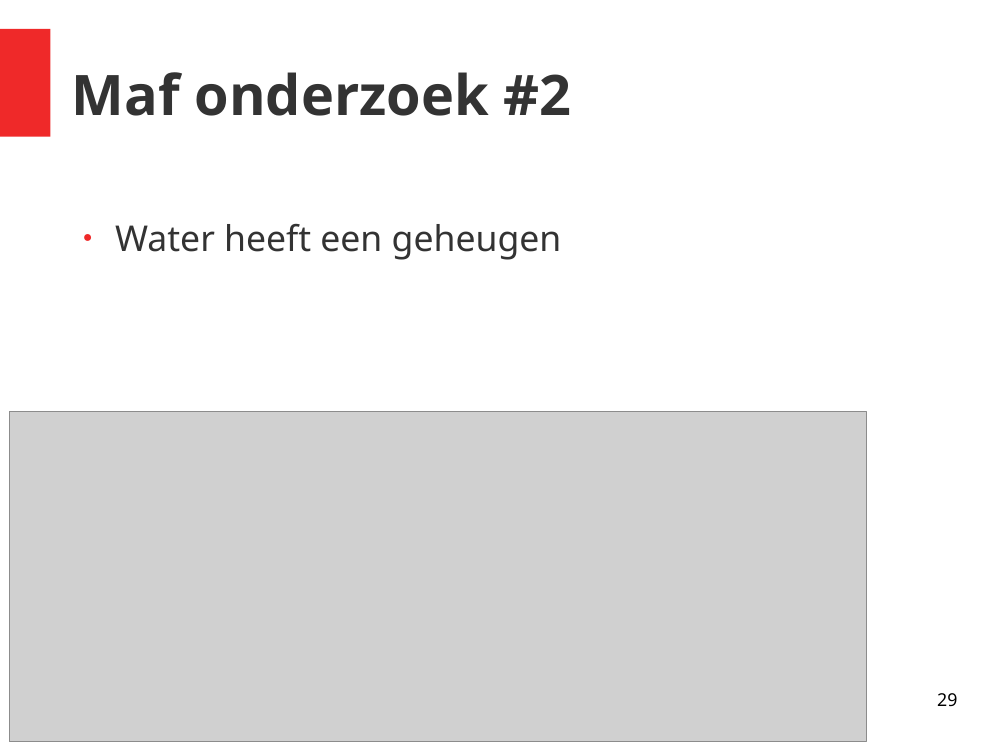
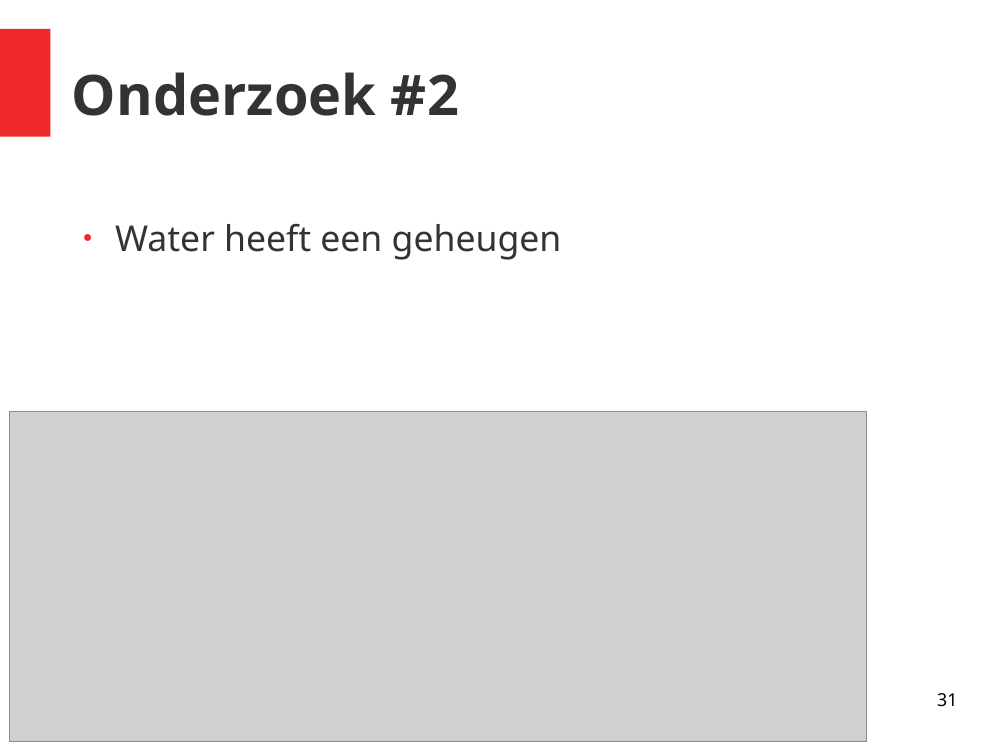
Before and after one commit to richelbilderbeek/gastles_petje_af_20201011, a slide deck: slide 31 of presentatie.odp (slide 29 before the commit). Drawn at 1008x756 pixels with LibreOffice and Linux fonts; fonts in the diff are those of the drawing; grey boxes stand for pictures. Boxes give left, top, right and bottom in pixels: in the first picture for what was removed or moved away, otherwise in the second. Text is boxed around its words. In the diff, an @@ line names an element or a change of style, - is before the commit and + after.

```diff
--- a/presentatie.odp
+++ b/presentatie.odp
@@ title at [72, 72, 459, 116]: text changed @@
-Maf onderzoek #2
+Onderzoek #2
@@ page number at [937, 693, 957, 707]: text changed @@
-29
+31
```
Also in this commit, not shown: 4 other slides changed, 6 slides added, 1 slide removed, 3 other files.
